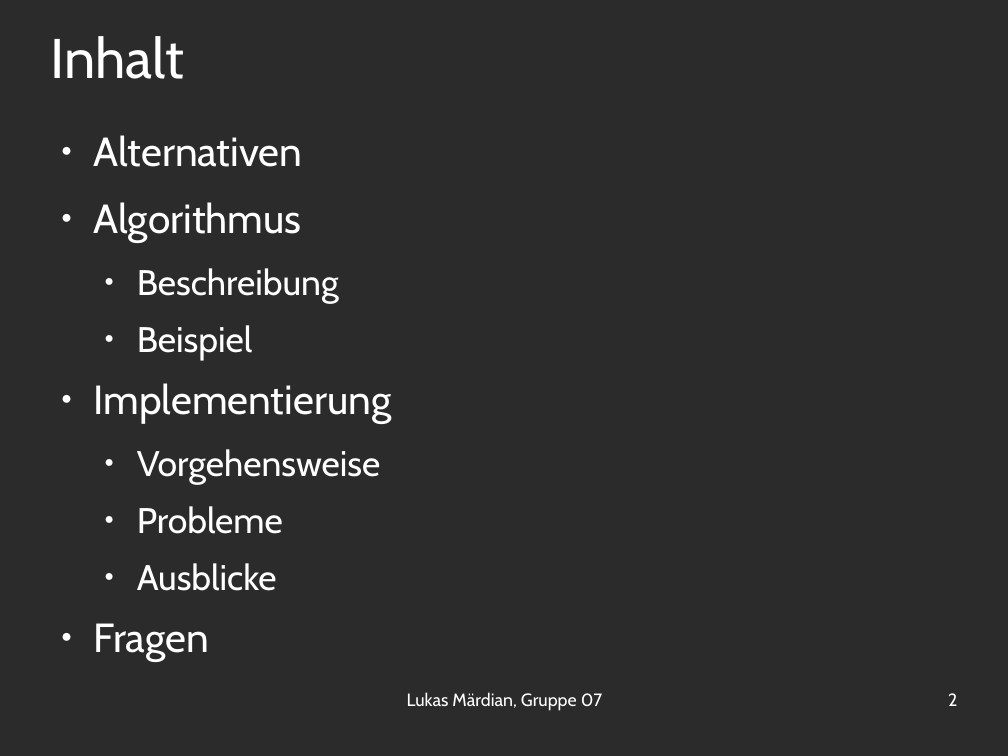
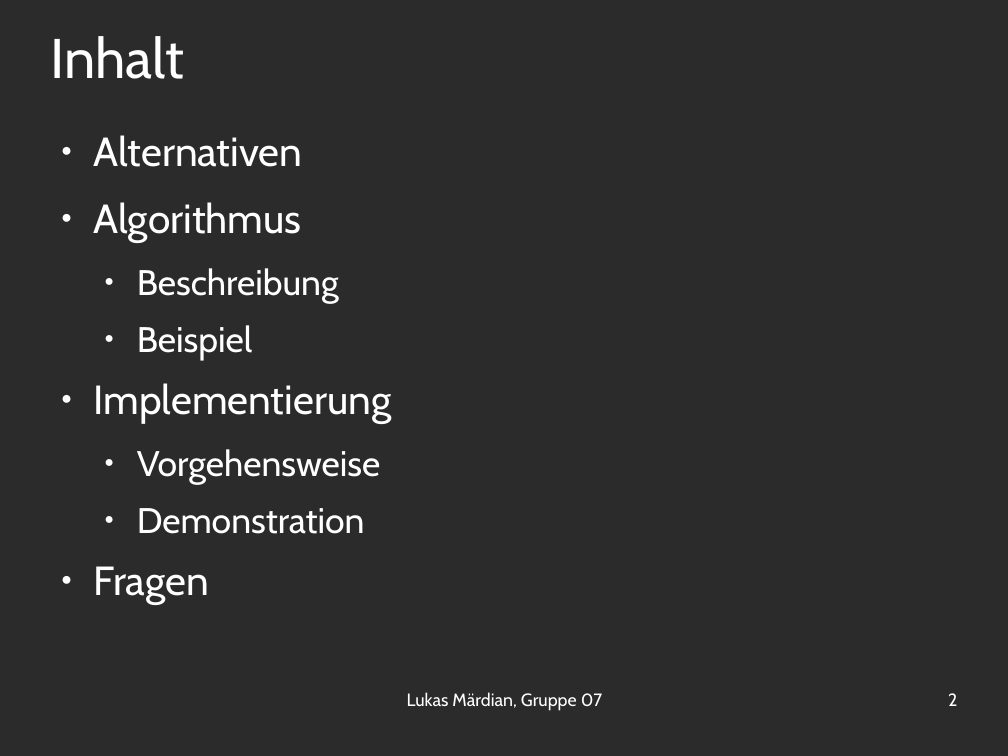
Before and after one commit to OrestTa/etip, a slide deck: slide 2 of Projekt1/Vortrag/vortrag1.odp. Drawn at 1008x756 pixels with LibreOffice and Linux fonts; fonts in the diff are those of the drawing; background and template pictures are left out; a plain dark background stands for a picture behind light text. Boxes give left, top, right and bottom in pixels: in the first picture for what was removed or moved away, otherwise in the second. Text is boxed around its words. In the diff, an @@ line names an element or a change of style, - is before the commit and + after.

Commit message:
v1 probleme+ausblick weg (gehört in den managervortrag); demonstrationsplatzhalter hinzugefügt

```diff
--- a/Projekt1/Vortrag/vortrag1.odp
+++ b/Projekt1/Vortrag/vortrag1.odp
@@ text at [137, 508, 365, 534]: text changed @@
-  ● Probleme
-  ● Ausblicke
+  ● Demonstration
```
Also in this commit, not shown: 2 other slides changed, 2 slides removed.
